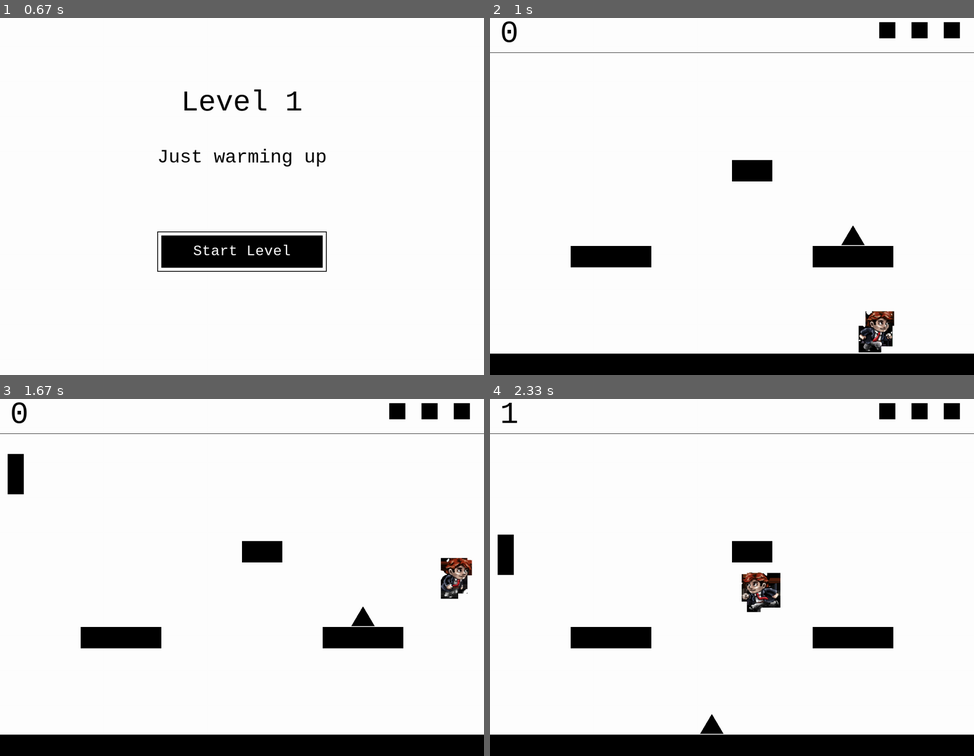
Above: before the commit, frames 1-4 (two rows, left to right).
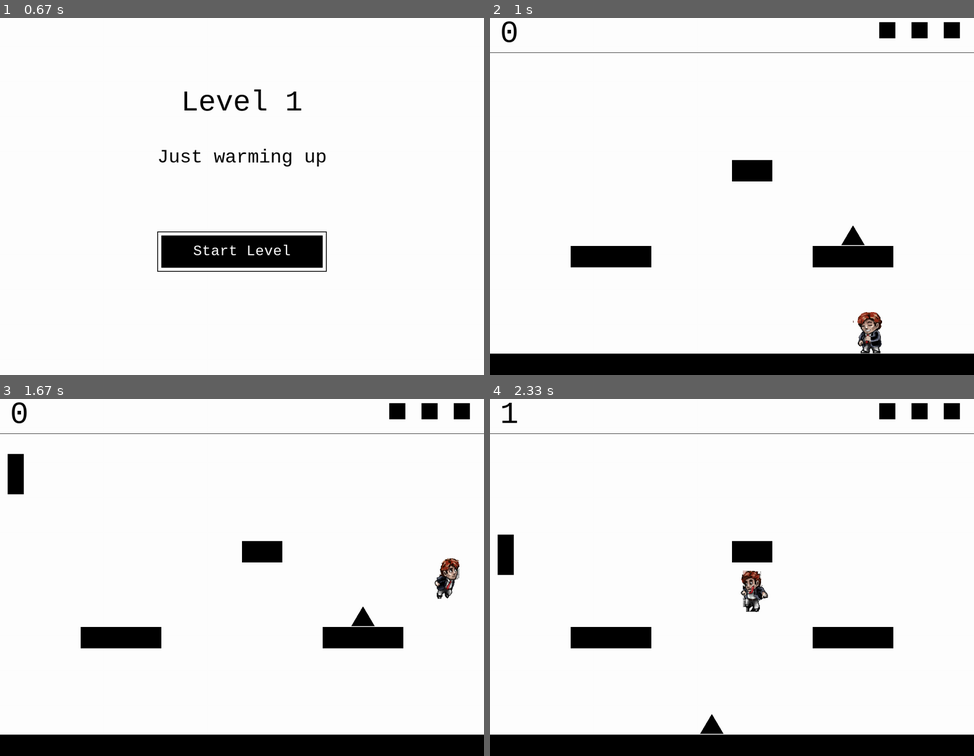
Above: after the commit, the same moments.

Repository: stevenacalhoun/geoplay
Game: pygame game, started from geometricPlay.py
Two runs of this game, one before a commit and one after it. Both use one fixed random seed, a clock stepped at 60 frames per second and the inputs below.
Inputs:
- Up to frame 1 (0.67 s): tap Enter at 0.33 s
- Up to frame 2 (1 s): tap Enter at 0.67 s
- Up to frame 3 (1.67 s): tap Space at 1, 1.4 s; hold Right from 1.33 s (still down)
- Up to frame 4 (2.33 s): tap Space at 1.7, 1.9, 2.2 s; release Right at 1.8 s; hold Left from 1.83 s (still down)

Frame 1 is identical in both runs. In frame 2, 0.7% of the frame differs, in the area x 75-84%, y 82-94%; in frame 3, 0.6%; in frame 4, 0.7%, in the area x 51-60%, y 48-60%.

Commit message:
Added animations for jumping, falling, and standing. They look a bit rough right now but I dont want to fix them just for the temporary sprites

Diff:
--- a/lib/scenes.py
+++ b/lib/scenes.py
@@ -550,7 +550,7 @@
 
     # Show McSquare running around
     self.mcSquare.reposition((helpBoxX - (self.mcSquare.width/2), helpBoxY + 60))
-    self.mcSquare.animateRunRight()
+    self.mcSquare.animateRunningRight()
     self.mcSquare.draw(self.screen)
 
 
--- a/lib/sprites.py
+++ b/lib/sprites.py
@@ -30,9 +30,18 @@
     self.height = height
     self.width = height
 
-    # Arrays to hold all the animations for the left and right running
+    # Arrays to hold all the animations
     self.runningRightImages = []
     self.runningLeftImages = []
+
+    self.standingRightImages = []
+    self.standingLeftImages = []
+
+    self.jumpingRightImages = []
+    self.jumpingLeftImages = []
+
+    self.fallingRightImages = []
+    self.fallingLeftImages = []
 
     # Location for the next image in the sprite sheet
     xVal = 0
@@ -53,11 +62,56 @@
       else:
         xVal += MCSQUARE_WIDTH
 
-    # For the running left images just flipe the right ones
+    # For the running left images just flip the right ones
     for image in self.runningRightImages:
       leftImage = pygame.transform.flip(image, True, False)
       self.runningLeftImages.append(leftImage)
 
+    otherSpriteSheet = SpriteSheet("images/tim_animations.png")
+
+    # Standing left images
+    xVal = 615
+    yVal = 1205
+    for imageCount in range(0, 9):
+      rawImage = otherSpriteSheet.get_image(xVal, yVal, MCSQUARE_WIDTH - 30, MCSQUARE_HEIGHT)
+      image = pygame.transform.scale(rawImage, (int(self.height - 30), int(self.height)))
+      self.standingRightImages.append(image)
+      imageCount += 1
+
+      xVal += MCSQUARE_WIDTH - 30
+
+    # Standing left images
+    for image in self.standingRightImages:
+      leftImage = pygame.transform.flip(image, True, False)
+      self.standingLeftImages.append(leftImage)
+
+    # Jumping right images
+    xVal = 42
+    yVal = 870
+    for imageCount in range(0, 3):
+      rawImage = otherSpriteSheet.get_image(xVal, yVal, MCSQUARE_WIDTH, MCSQUARE_HEIGHT)
+      image = pygame.transform.scale(rawImage, (int(self.height - 30), int(self.height)))
+      self.jumpingRightImages.append(image)
+      imageCount += 1
+
+    # Jumping left images
+    for image in self.jumpingRightImages:
+      leftImage = pygame.transform.flip(image, True, False)
+      self.jumpingLeftImages.append(leftImage)
+
+    # Falling right images
+    xVal = 1655
+    yVal = 875
+    for imageCount in range(0, 3):
+      rawImage = otherSpriteSheet.get_image(xVal, yVal, MCSQUARE_WIDTH, MCSQUARE_HEIGHT)
+      image = pygame.transform.scale(rawImage, (int(self.height - 30), int(self.height)))
+      self.fallingRightImages.append(image)
+      imageCount += 1
+
+    # Falling left images
+    for image in self.fallingRightImages:
+      leftImage = pygame.transform.flip(image, True, False)
+      self.fallingLeftImages.append(leftImage)
 
     self.image = image
     self.screen = screen
@@ -73,7 +127,10 @@
     self.runningLeft = False
     self.jumping = False
     self.jumpRecharged = True
-    self.falling = True
+    self.falling = False
+
+    self.facingRight = False
+    self.facingLeft = True
 
     # Count frames to make the animation look smooth
     self.frame = 0
@@ -101,6 +158,7 @@
         if self.yMove >= 0:
           # Peak of the jump
           self.jumping = False
+          self.falling = True
           self.yMove = GRAVITY * .1
       # As he's falling increase the amount of gravity until we reach full gravity
       else:
@@ -124,9 +182,11 @@
 
           # We've bumped our head, so immediately start moving downwards
           self.yMove = 1
+
         # Moving down
         elif self.yMove > 0:
           self.jumpRecharged = True
+          self.falling = False
           self.rect.y = platform.rect.y - self.height
 
 
@@ -205,10 +265,14 @@
   def moveLeft(self):
     self.runningLeft = True
     self.xMove = -MCSQUARE_SPEED
+    self.facingRight = False
+    self.facingLeft = True
 
   def moveRight(self):
     self.runningRight = True
     self.xMove = MCSQUARE_SPEED
+    self.facingRight = True
+    self.facingLeft = False
 
   def stopMoving(self):
     self.runningLeft = False
@@ -223,39 +287,91 @@
       self.jumpRecharged = False
 
   def animate(self):
-    # Check if it's time for a new fram and if we are currently running
-    if self.frameCount >= 1 and (self.runningRight or self.runningLeft):
-      # Select the correct set of images, and display the new frame
-      if self.runningLeft:
-        self.image = self.runningLeftImages[self.frame]
-      elif self.runningRight:
-        self.image = self.runningRightImages[self.frame]
-      self.frame += 1
-
+    # Select the correct set of images, and display the new frame
+    if self.jumping:
+      self.animateJumping()
+    elif self.falling:
+      self.animateFalling()
+    elif self.runningLeft:
+      self.animateRunningLeft()
+    elif self.runningRight:
+      self.animateRunningRight()
+    else:
+      self.animateStanding()
+
+    # Increment the frame count if it's not time to change frames
+    self.frameCount += 1
+
+  def animateRunningRight(self):
+    if self.frameCount >= 1:
       # Final fram reached
-      if self.frame == len(self.runningRightImages):
+      if self.frame >= len(self.runningRightImages):
         self.frame = 0
       self.frameCount = 0
 
-    # Increment the frame count if it's not time to change frames
-    else:
-      self.frameCount += 1
-
-  def animateRunRight(self):
-    # Check if it's time for a new fram and if we are currently running
-    if self.frameCount >= 2:
       # Select the correct set of images, and display the new frame
       self.image = self.runningRightImages[self.frame]
       self.frame += 1
-
+      self.frameCount = 0
+
+  def animateRunningLeft(self):
+    if self.frameCount >= 1:
       # Final fram reached
-      if self.frame == len(self.runningRightImages):
+      if self.frame >= len(self.runningLeftImages):
         self.frame = 0
       self.frameCount = 0
 
-    # Increment the frame count if it's not time to change frames
-    else:
-      self.frameCount += 1
+      # Select the correct set of images, and display the new frame
+      self.image = self.runningLeftImages[self.frame]
+      self.frame += 1
+      self.frameCount = 0
+
+  def animateStanding(self):
+    if self.frameCount >= 5:
+      # Final fram reached
+      if self.frame >= len(self.standingRightImages):
+        self.frame = 0
+      self.frameCount = 0
+
+      # Select the correct set of images, and display the new frame
+      if self.facingLeft == True:
+        self.image = self.standingLeftImages[self.frame]
+      else:
+        self.image = self.standingRightImages[self.frame]
+
+      self.frame += 1
+      self.frameCount = 0
+
+  def animateJumping(self):
+    if self.frameCount >= 5:
+      # Final fram reached
+      if self.frame >= len(self.jumpingRightImages):
+        self.frame = 0
+      self.frameCount = 0
+
+      # Select the correct set of images, and display the new frame
+      if self.facingLeft == True:
+        self.image = self.jumpingLeftImages[self.frame]
+      else:
+        self.image = self.jumpingRightImages[self.frame]
+      self.frame += 1
+      self.frameCount = 0
+
+  def animateFalling(self):
+    if self.frameCount >= 5:
+      # Final fram reached
+      if self.frame >= len(self.fallingRightImages):
+        self.frame = 0
+      self.frameCount = 0
+
+      # Select the correct set of images, and display the new frame
+      if self.facingLeft == True:
+        self.image = self.fallingLeftImages[self.frame]
+      else:
+        self.image = self.fallingRightImages[self.frame]
+      self.frame += 1
+      self.frameCount = 0
+
 
   def reposition(self, newLoc):
     self.rect.topleft = newLoc
